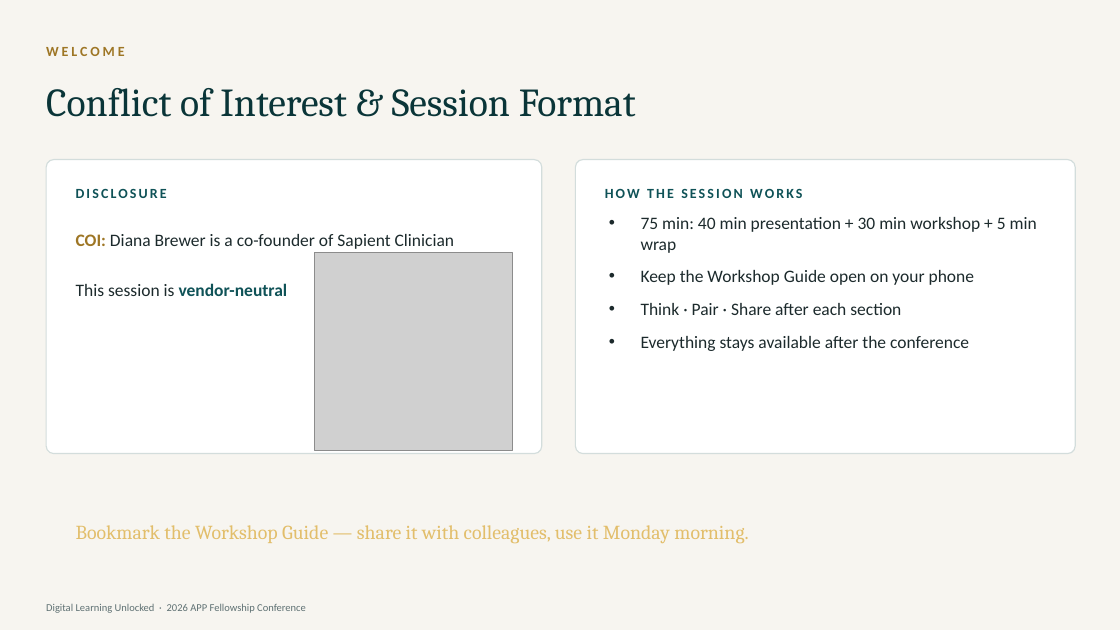
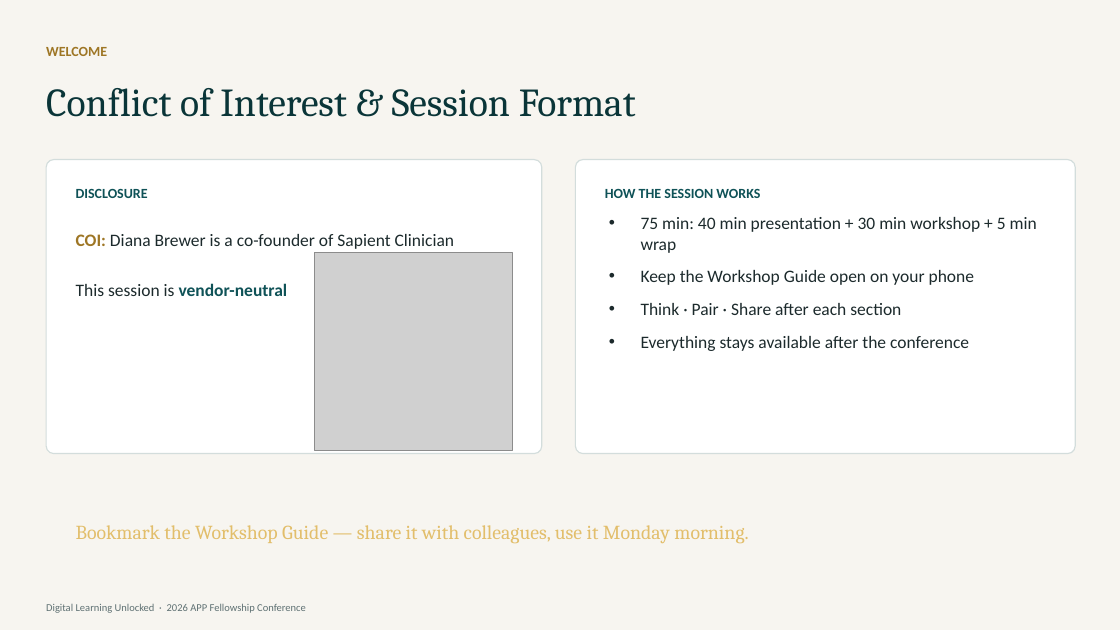
Before and after one commit to diana-brewer/digital-learning-unlocked, a slide deck: slide 3 of Digital Learning Unlocked - Slide Deck.pptx. Drawn at 1120x630 pixels with LibreOffice and Linux fonts; fonts in the diff are those of the drawing; grey boxes stand for pictures; background and template pictures are left out. Boxes give left, top, right and bottom in pixels: in the first picture for what was removed or moved away, otherwise in the second. Text is boxed around its words. In the diff, an @@ line names an element or a change of style, - is before the commit and + after.

```diff
--- a/Digital Learning Unlocked - Slide Deck.pptx
+++ b/Digital Learning Unlocked - Slide Deck.pptx
@@ text "WELCOME" at bbox=[46, 47, 107, 56]: letter spacing 2.5 to 0 pt @@
@@ text "DISCLOSURE" at bbox=[76, 189, 148, 198]: letter spacing 1.8 to 0 pt @@
@@ text "HOW THE SESSION WORKS" at bbox=[605, 189, 760, 198]: letter spacing 1.8 to 0 pt @@
```
Also in this commit, not shown: 17 other slides changed, 2 other files.
